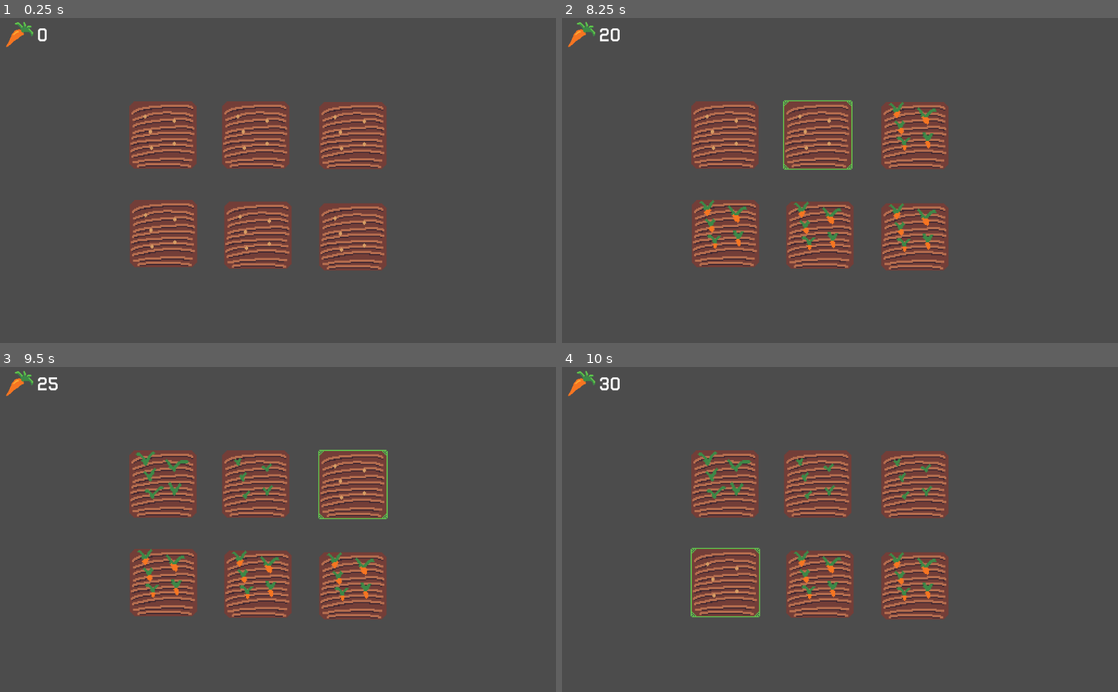
Above: before the commit, frames 1-4 (two rows, left to right).
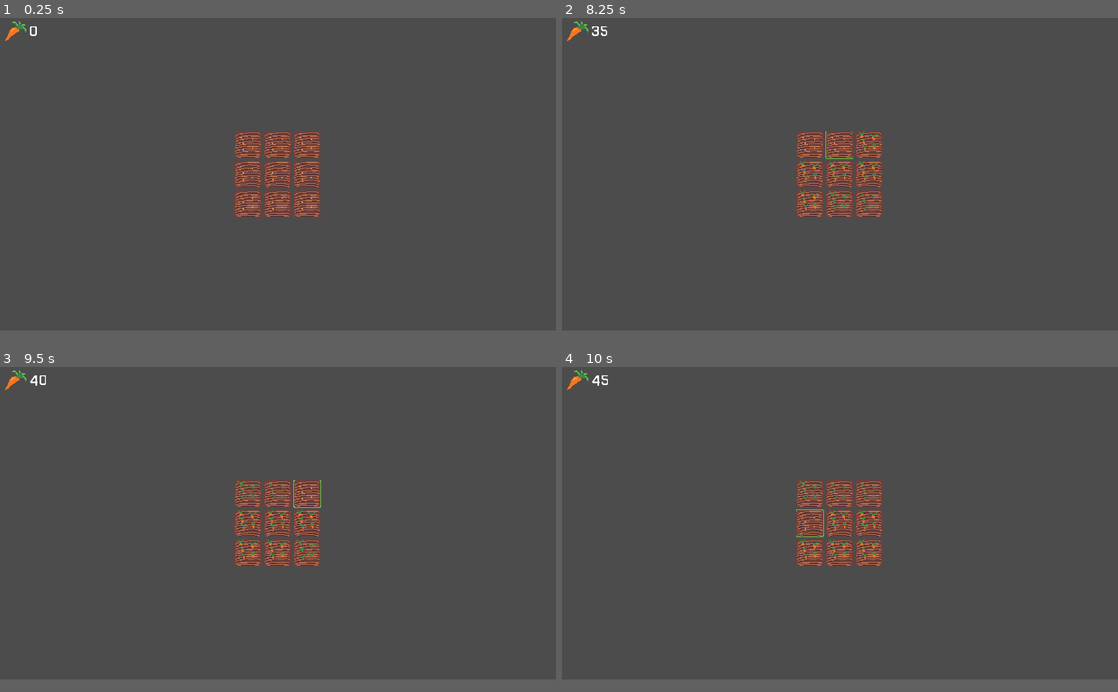
Above: after the commit, the same moments.

Repository: Dr-Diabolical/ClickyCrops
Game: Godot game, scene res://Scenes/Game.tscn
Same seed, same stepped clock (60 frames per second), same inputs: the game is played once before the commit and once after it.
Inputs (mouse positions are in pixels of both pictures, inside the frame that each line leads up to; where the layout moved, square brackets give the same spot in the first picture):
- Up to frame 1 (0.25 s): no input
- Up to frame 2 (8.25 s): click (812, 151) [723, 135] at 0.5 s; click (840, 151) [817, 135] at 1.25 s; click (867, 151) [912, 135] at 2 s; click (812, 180) [723, 232] at 2.75 s; click (840, 180) [817, 235] at 3.5 s; click (867, 180) [912, 235] at 4.25 s; click (812, 209) at 5.02 s; click (840, 209) at 5.77 s; click (867, 209) at 6.52 s; click (812, 151) [723, 135] at 7.25 s; click (840, 151) [817, 135] at 8 s
- Up to frame 3 (9.5 s): click (305, 500) [350, 484] at 8.75 s
- Up to frame 4 (10 s): click (812, 529) [723, 581] at 9.5 s
In our replay, the window is 800x468 before the commit and 800x450 after it. These sizes can differ from the game's own. Grey fills any space a smaller window leaves; there, only what the larger window draws over its background counts as a difference.

The runs differ from the first frame. In frame 1, 16% of the frame differs, in the area x 0-70%, y 1-78%; in frame 2, 16%; in frame 3, 16%; in frame 4, 17%.

Commit message:
Fixed Plot, and added a grid of Plots
Fixed plot not having the correct properties as the original scene, and added a grid of plots.

Diff:
--- a/Scenes/Game.gd
+++ b/Scenes/Game.gd
@@ -1,4 +1,4 @@
-extends Node2D
+extends Node
 
 func _process(delta):
 	if (Input.is_action_pressed("exit")):
--- a/Scenes/Game.tscn
+++ b/Scenes/Game.tscn
@@ -10,62 +10,99 @@
 size = 32
 font_data = ExtResource( 4 )
 
-[node name="Game" type="Node2D"]
+[node name="Game" type="Node"]
 script = ExtResource( 5 )
 
-[node name="Plot" parent="." instance=ExtResource( 1 )]
+[node name="CenterContainer" type="CenterContainer" parent="."]
 anchor_right = 1.0
 anchor_bottom = 1.0
-margin_left = 236.43
-margin_top = 152.431
-margin_right = 300.43
-margin_bottom = 216.431
-rect_scale = Vector2( 2, 2 )
+margin_left = -0.943909
+margin_right = -0.943848
+__meta__ = {
+"_edit_use_anchors_": false
+}
 
-[node name="Plot2" parent="." instance=ExtResource( 1 )]
-anchor_right = 1.0
-anchor_bottom = 1.0
-margin_left = 407.281
-margin_top = 151.593
-margin_right = 471.281
-margin_bottom = 215.593
-rect_scale = Vector2( 2, 2 )
+[node name="GridContainer" type="GridContainer" parent="CenterContainer"]
+margin_left = 540.0
+margin_top = 260.0
+margin_right = 740.0
+margin_bottom = 460.0
+columns = 3
 
-[node name="Plot3" parent="." instance=ExtResource( 1 )]
-anchor_right = 1.0
-anchor_bottom = 1.0
-margin_left = 585.58
-margin_top = 153.091
-margin_right = 649.58
-margin_bottom = 217.091
-rect_scale = Vector2( 2, 2 )
+[node name="Plot" parent="CenterContainer/GridContainer" instance=ExtResource( 1 )]
+anchor_right = 0.0
+anchor_bottom = 0.0
+margin_right = 64.0
+margin_bottom = 64.0
+rect_scale = Vector2( 1, 1 )
 
-[node name="Plot4" parent="." instance=ExtResource( 1 )]
-anchor_right = 1.0
-anchor_bottom = 1.0
-margin_left = 237.223
-margin_top = 334.387
-margin_right = 301.223
-margin_bottom = 398.387
-rect_scale = Vector2( 2, 2 )
+[node name="Plot2" parent="CenterContainer/GridContainer" instance=ExtResource( 1 )]
+anchor_right = 0.0
+anchor_bottom = 0.0
+margin_left = 68.0
+margin_right = 132.0
+margin_bottom = 64.0
+rect_scale = Vector2( 1, 1 )
 
-[node name="Plot5" parent="." instance=ExtResource( 1 )]
-anchor_right = 1.0
-anchor_bottom = 1.0
-margin_left = 411.027
-margin_top = 336.634
-margin_right = 475.027
-margin_bottom = 400.634
-rect_scale = Vector2( 2, 2 )
+[node name="Plot3" parent="CenterContainer/GridContainer" instance=ExtResource( 1 )]
+anchor_right = 0.0
+anchor_bottom = 0.0
+margin_left = 136.0
+margin_right = 200.0
+margin_bottom = 64.0
+rect_scale = Vector2( 1, 1 )
 
-[node name="Plot6" parent="." instance=ExtResource( 1 )]
-anchor_right = 1.0
-anchor_bottom = 1.0
-margin_left = 585.58
-margin_top = 339.631
-margin_right = 649.58
-margin_bottom = 403.631
-rect_scale = Vector2( 2, 2 )
+[node name="Plot4" parent="CenterContainer/GridContainer" instance=ExtResource( 1 )]
+anchor_right = 0.0
+anchor_bottom = 0.0
+margin_top = 68.0
+margin_right = 64.0
+margin_bottom = 132.0
+rect_scale = Vector2( 1, 1 )
+
+[node name="Plot5" parent="CenterContainer/GridContainer" instance=ExtResource( 1 )]
+anchor_right = 0.0
+anchor_bottom = 0.0
+margin_left = 68.0
+margin_top = 68.0
+margin_right = 132.0
+margin_bottom = 132.0
+rect_scale = Vector2( 1, 1 )
+
+[node name="Plot6" parent="CenterContainer/GridContainer" instance=ExtResource( 1 )]
+anchor_right = 0.0
+anchor_bottom = 0.0
+margin_left = 136.0
+margin_top = 68.0
+margin_right = 200.0
+margin_bottom = 132.0
+rect_scale = Vector2( 1, 1 )
+
+[node name="Plot7" parent="CenterContainer/GridContainer" instance=ExtResource( 1 )]
+anchor_right = 0.0
+anchor_bottom = 0.0
+margin_top = 136.0
+margin_right = 64.0
+margin_bottom = 200.0
+rect_scale = Vector2( 1, 1 )
+
+[node name="Plot8" parent="CenterContainer/GridContainer" instance=ExtResource( 1 )]
+anchor_right = 0.0
+anchor_bottom = 0.0
+margin_left = 68.0
+margin_top = 136.0
+margin_right = 132.0
+margin_bottom = 200.0
+rect_scale = Vector2( 1, 1 )
+
+[node name="Plot9" parent="CenterContainer/GridContainer" instance=ExtResource( 1 )]
+anchor_right = 0.0
+anchor_bottom = 0.0
+margin_left = 136.0
+margin_top = 136.0
+margin_right = 200.0
+margin_bottom = 200.0
+rect_scale = Vector2( 1, 1 )
 
 [node name="Resources" type="Node" parent="." groups=[
 "resources",
@@ -77,6 +114,7 @@
 [node name="CarrotDisplay" type="HBoxContainer" parent="Resources/GUI"]
 margin_right = 40.0
 margin_bottom = 40.0
+mouse_filter = 2
 __meta__ = {
 "_edit_use_anchors_": false
 }
@@ -84,6 +122,7 @@
 [node name="CarrotIcon" type="TextureRect" parent="Resources/GUI/CarrotDisplay"]
 margin_right = 64.0
 margin_bottom = 64.0
+mouse_filter = 2
 texture = ExtResource( 3 )
 __meta__ = {
 "_edit_use_anchors_": false
@@ -99,10 +138,3 @@
 __meta__ = {
 "_edit_use_anchors_": false
 }
-
-[connection signal="pressed" from="Plot" to="Plot" method="_on_Plot_pressed"]
-[connection signal="pressed" from="Plot2" to="Plot2" method="_on_Plot_pressed"]
-[connection signal="pressed" from="Plot3" to="Plot3" method="_on_Plot_pressed"]
-[connection signal="pressed" from="Plot4" to="Plot4" method="_on_Plot_pressed"]
-[connection signal="pressed" from="Plot5" to="Plot5" method="_on_Plot_pressed"]
-[connection signal="pressed" from="Plot6" to="Plot6" method="_on_Plot_pressed"]
--- a/Scenes/Plot.tscn
+++ b/Scenes/Plot.tscn
@@ -19,10 +19,11 @@
 [node name="Plot" type="TextureButton" groups=[
 "resources",
 ]]
-anchor_right = 0.062
-anchor_bottom = 0.107
-margin_right = -63.488
-margin_bottom = -64.2
+anchor_right = 0.125
+anchor_bottom = 0.213
+margin_right = -64.0
+margin_bottom = -63.7998
+rect_scale = Vector2( 2, 2 )
 texture_normal = ExtResource( 2 )
 texture_hover = ExtResource( 7 )
 script = ExtResource( 1 )
@@ -35,5 +36,4 @@
 frames = SubResource( 1 )
 centered = false
 
-[connection signal="mouse_entered" from="." to="." method="_on_Plot_mouse_entered"]
-[connection signal="mouse_exited" from="." to="." method="_on_Plot_mouse_exited"]
+[connection signal="pressed" from="." to="." method="_on_Plot_pressed"]
--- a/project.godot
+++ b/project.godot
@@ -14,6 +14,13 @@
 run/main_scene="res://Scenes/Game.tscn"
 config/icon="res://icon.png"
 
+[display]
+
+window/size/width=1280
+window/size/height=720
+window/stretch/mode="2d"
+window/stretch/aspect="keep"
+
 [importer_defaults]
 
 texture={
@@ -22,11 +29,6 @@
 
 [input]
 
-click={
-"deadzone": 0.5,
-"events": [ Object(InputEventMouseButton,"resource_local_to_scene":false,"resource_name":"","device":0,"alt":false,"shift":false,"control":false,"meta":false,"command":false,"button_mask":0,"position":Vector2( 0, 0 ),"global_position":Vector2( 0, 0 ),"factor":1.0,"button_index":1,"pressed":false,"doubleclick":false,"script":null)
- ]
-}
 exit={
 "deadzone": 0.5,
 "events": [ Object(InputEventKey,"resource_local_to_scene":false,"resource_name":"","device":0,"alt":false,"shift":false,"control":false,"meta":false,"command":false,"pressed":false,"scancode":81,"unicode":0,"echo":false,"script":null)
